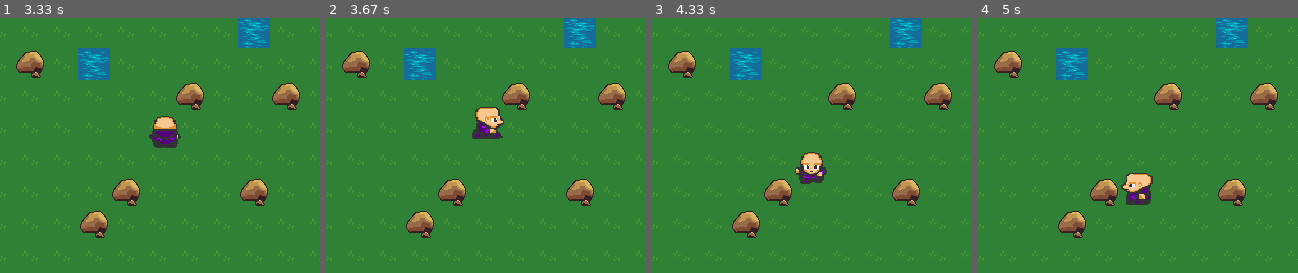
Above: before the commit, frames 1-4 (left to right).
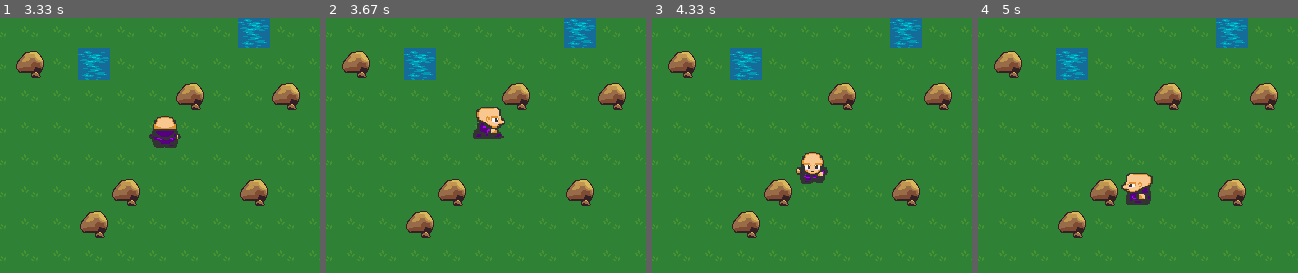
Above: after the commit, the same moments.

Repository: Tomasdelpinorep/robot_pygame2.0
Game: pygame game, started from main.py
Same seed, same stepped clock (60 frames per second), same inputs: the game is played once before the commit and once after it.
Inputs:
- Up to frame 1 (3.33 s): hold Right 0.33-0.8 s; hold Up 0.83-1.13 s; hold Right 1.17-1.63 s; hold Left 1.67-2.2 s; hold Down 2.23-2.53 s; hold Left 2.57-2.97 s; hold Up from 3 s (still down)
- Up to frame 2 (3.67 s): release Up at 3.37 s; hold Right from 3.4 s (still down)
- Up to frame 3 (4.33 s): release Right at 4.03 s; hold Down from 4.07 s (still down)
- Up to frame 4 (5 s): release Down at 4.43 s; hold Left 4.47-4.93 s
The pictures show only the part of the screen within x 33-83%, y 25-75%; the shares and areas given below are measured in that part.

Frame 1 is identical in both runs. In frame 2, 0.3% of the frame differs, in the area x 45-56%, y 34-48%; in frame 3, 0.3%; in frame 4, nothing differs.

Commit message:
added ability to turn watersuit on and off when pressing T

Diff:
--- a/sprites.py
+++ b/sprites.py
@@ -25,6 +25,7 @@
         self.cooldown_ticks = 0
         self.cooldown_duration = 15
         self.isWaterproof = False
+        self.has_goggles = False
         pygame.sprite.Sprite.__init__(self, self.groups)
 
         self.x = x * TILE_SIZE
@@ -41,13 +42,14 @@
         self.image = self.game.character_spritesheet.get_sprite(3, 2, self.width, self.height)
 
         # Establezco el hitbox un poco más pequeño para que quepa entre rocas
-        self.rect = pygame.Rect(self.x, self.y, self.width - 8, self.height - 8)
+        self.rect = pygame.Rect(self.x, self.y, self.width - 12, self.height - 12)
         self.rect.x = self.x
         self.rect.y = self.y
 
     def update(self):
         self.movement()
         self.animate()
+        self.set_watersuit()
 
         self.rect.x += self.x_change
         self.collide_blocks('x')
@@ -94,21 +96,27 @@
     #     for sprite in self.game.all_sprites:
     #         sprite.rect.y -= PLAYER_SPEED
 
+    def set_watersuit(self):
+        keys = pygame.key.get_pressed()
+        # Si se pulsa la T y no se ha pulsado antes y el jugador tiene las gafas:
+        if keys[pygame.K_t] and not self.t_pressed and self.has_goggles:
+            self.isWaterproof = not self.isWaterproof  # Si está true se vuelve false y viceversa
+            self.t_pressed = True
+        elif not keys[pygame.K_t]:
+            self.t_pressed = False
+
     def set_player_sprite(self):
         if self.isWaterproof:
             self.image = self.game.character_waterproof_spriteshet.get_sprite(3, 2, self.width, self.height)
         else:
             self.image = self.game.character_spritesheet.get_sprite(3, 2, self.width, self.height)
 
-
     def collide_blocks(self, direction):
         hits = pygame.sprite.spritecollide(self, self.game.deals_damage_group, False)
 
         # Actualiza corazones o acaba la partida
         if hits:
             self.game.lifeBar.draw_hearts(self.hp)
-            if self.hp <= 0:
-                self.game.game_over()
 
             for sprite in hits:
 
@@ -149,12 +157,14 @@
             if isinstance(sprite, Goggles):
                 self.isWaterproof = True
                 self.set_player_sprite()
-
+                self.has_goggles = True
 
     # Hace que solo pueda dañarse 4 veces al segundo
     def take_damage(self):
         if self.cooldown_ticks == 0:
             self.hp -= 1
+            if self.hp <= 0:
+                self.game.game_over()
             self.game.lifeBar.draw_hearts(self.hp)
             self.cooldown_ticks = self.cooldown_duration
 
@@ -422,6 +432,7 @@
         self.rect.x = self.x
         self.rect.y = self.y
 
+
 class Goggles(pygame.sprite.Sprite):
     def __init__(self, game, x, y):
         self.game = game
@@ -437,7 +448,6 @@
 
         self.image = pygame.transform.scale(game.goggles_image, (self.width, self.height))
 
-
-        self.rect = self.image.get_rect()
-        self.rect.x = self.x
-        self.rect.y = self.y
+        self.rect = self.image.get_rect()
+        self.rect.x = self.x
+        self.rect.y = self.y
